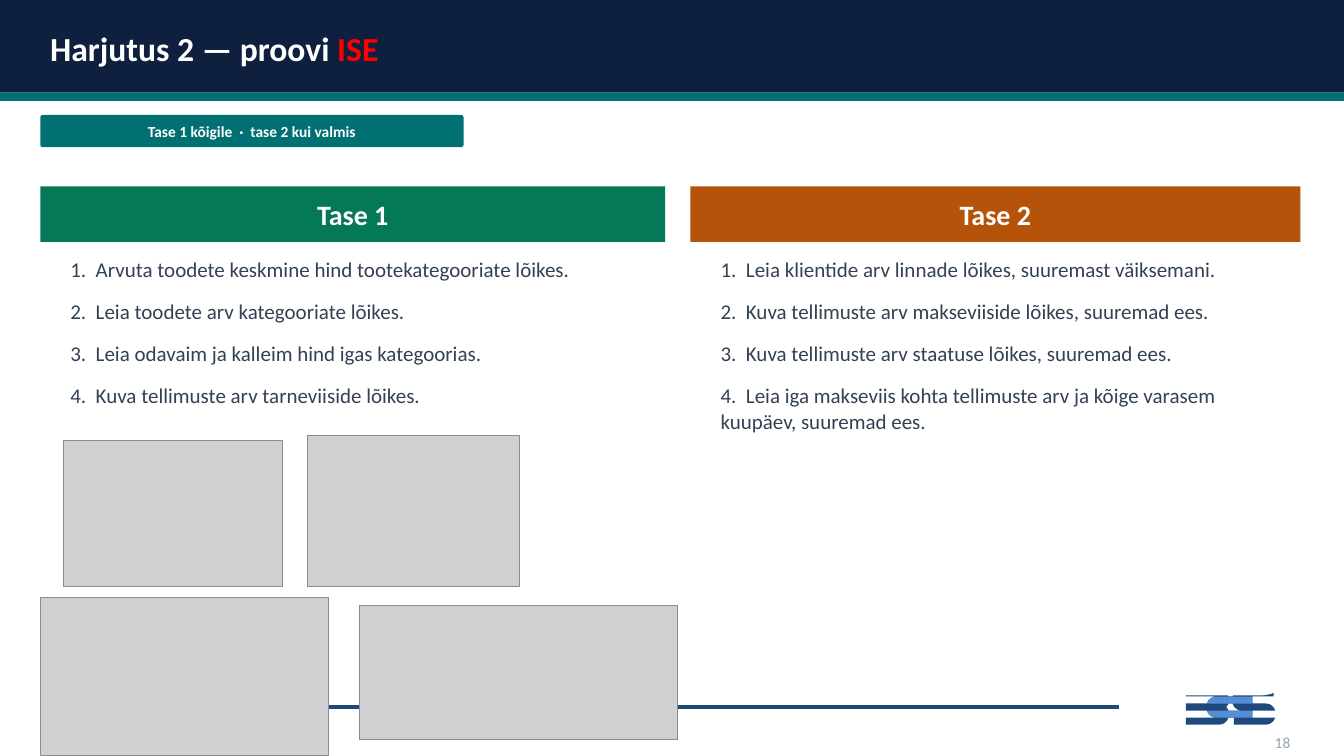
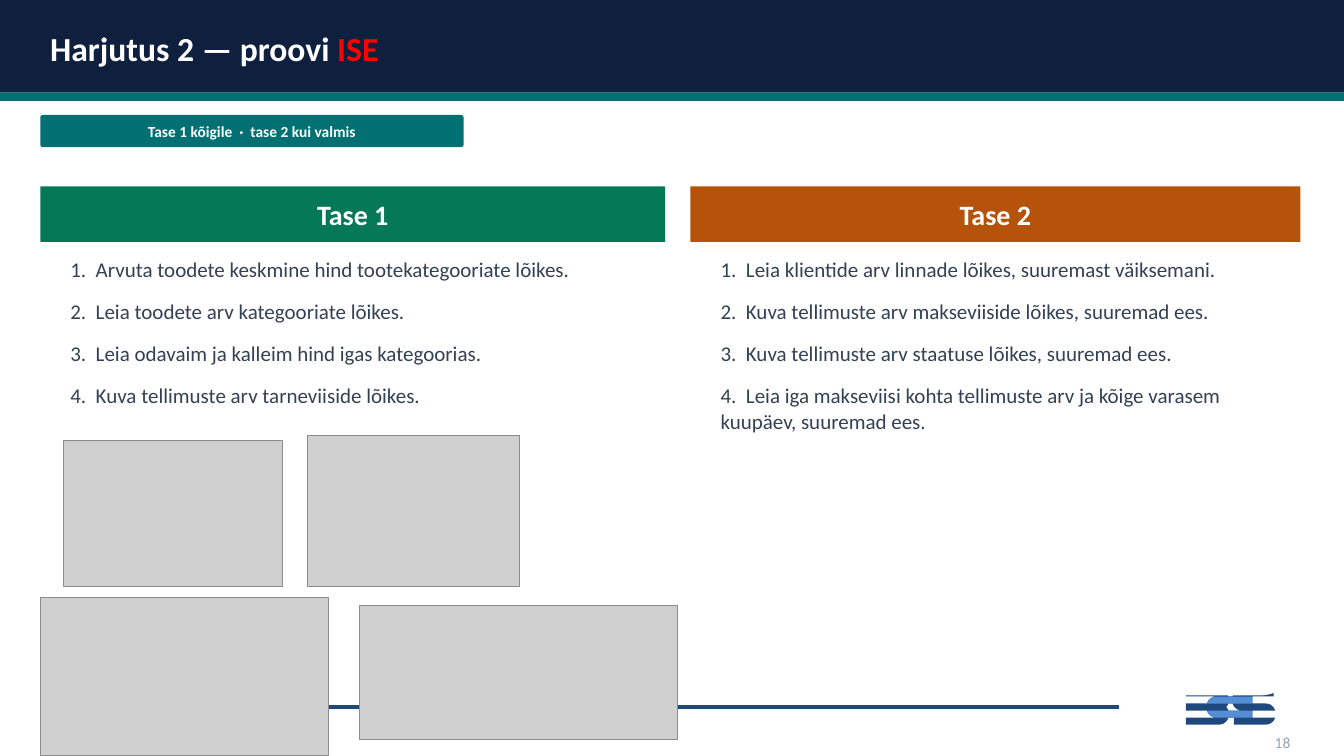
Before and after one commit to emilieabel/andmetarkus, a slide deck: slide 16 of Materjalid/Day7 SQL/7-paev-andmetarkus-esitlus.pptx. Drawn at 1344x756 pixels with LibreOffice and Linux fonts; fonts in the diff are those of the drawing; grey boxes stand for pictures. Boxes give left, top, right and bottom in pixels: in the first picture for what was removed or moved away, otherwise in the second. Text is boxed around its words. In the diff, an @@ line names an element or a change of style, - is before the commit and + after.

```diff
--- a/Materjalid/Day7 SQL/7-paev-andmetarkus-esitlus.pptx
+++ b/Materjalid/Day7 SQL/7-paev-andmetarkus-esitlus.pptx
@@ text at (721,388,1220,433): text changed @@
-4. Leia iga makseviis kohta tellimuste arv ja kõige varasem kuupäev, suuremad ees.
+4. Leia iga makseviisi kohta tellimuste arv ja kõige varasem kuupäev, suuremad ees.
```
Also in this commit, not shown: 5 other slides changed, 1 other file.
